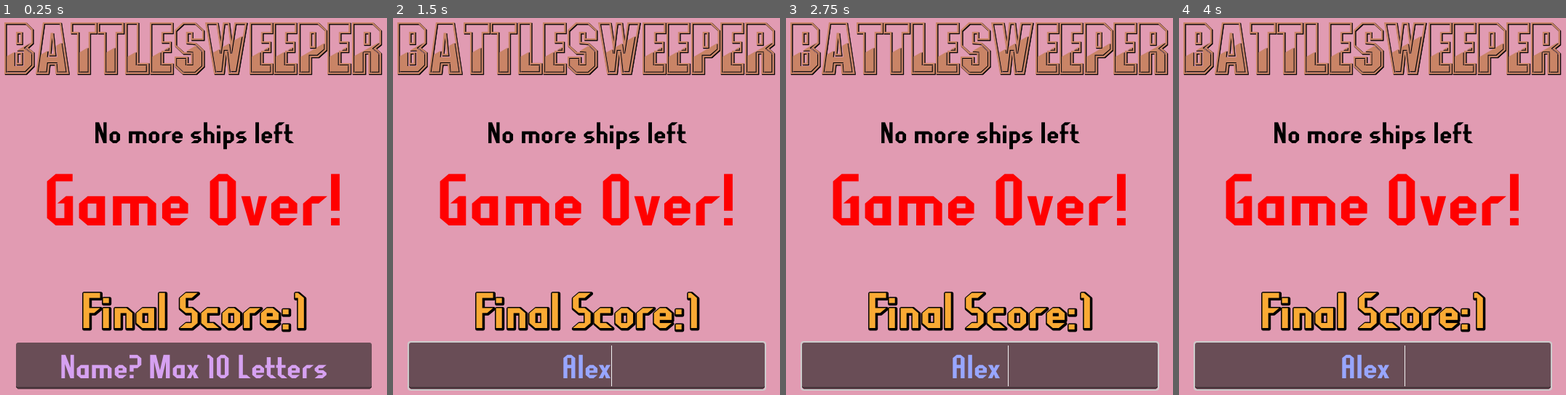
Above: before the commit, frames 1-4 (left to right).
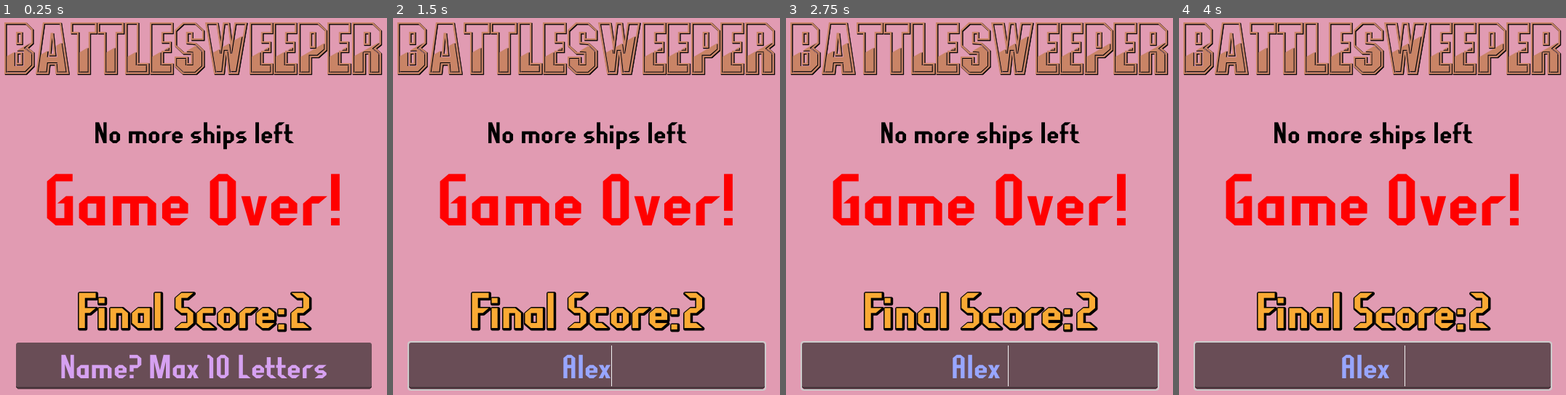
Above: after the commit, the same moments.

Repository: OverTimeChaos/BattleSweeper
Game: Godot game, scene res://Codes and Screens/OverScreen.tscn
Same seed, same stepped clock (60 frames per second), same inputs: the game is played once before the commit and once after it. This scene is started directly instead of the project's main scene.
Inputs (mouse positions are in pixels of both pictures, inside the frame that each line leads up to):
- Up to frame 1 (0.25 s): no input
- Up to frame 2 (1.5 s): click (586, 364) at 0.52 s; type "Alex" at 0.6 s; tap Enter (Enter) at 1.25, 1.35 s; move the mouse to (694, 187) at 1.27 s; click (694, 187) at 1.42 s
- Up to frame 3 (2.75 s): tap Space at 2 s; move the mouse to (882, 240) at 2.02 s; click (882, 240) at 2.1 s
- Up to frame 4 (4 s): tap Enter (Enter) at 2.75, 3.6 s; move the mouse to (1422, 93) at 2.77 s; hold Right mouse button (RightClick) 2.78-3.53 s; click (1422, 93) at 2.92 s; tap Space at 3.5 s; move the mouse to (1349, 323) at 3.52 s; click (1349, 323) at 3.67 s

The runs differ from the first frame. In frame 1, 3.3% of the frame differs, in the area x 20-81%, y 72-84%; in frame 2, 3.3%; in frame 3, 3.3%; in frame 4, 3.3%.
Error in both runs: Invalid access of index '4' on a base object of type: 'Array'. (res://Codes)

Commit message:
goodnight

Diff:
--- a/Godot project/Codes and Screens/HUDOver.gd
+++ b/Godot project/Codes and Screens/HUDOver.gd
@@ -45,7 +45,8 @@
 	var config = ConfigFile.new()
 	if username in StandAlone.usernames:
 		var playernum =StandAlone.usernames.find(username, 0) #find where the repeated name exists in config file
-		config.set_value(StandAlone.usernames[playernum], "score", StandAlone.scores[playernum])
+		print (playernum)
+		config.set_value(StandAlone.usernames[playernum], "score", StandAlone.PlayerScore)
 		StandAlone.openfile()
 	else:
 		StandAlone.scoresandnames[username] = StandAlone.PlayerScore #puts them into a dictionary
--- a/Godot project/Codes and Screens/StandAlone.gd
+++ b/Godot project/Codes and Screens/StandAlone.gd
@@ -34,7 +34,7 @@
 var ShipPlacement = false
 
 #Variable used to save scores
-var PlayerScore = 1
+var PlayerScore = 2
 
 
 #tile variables
@@ -72,6 +72,9 @@
 
 
 func openfile():
+	scoresandnames = {}
+	scores = []
+	usernames = []
 	var config = ConfigFile.new() #new instantance of ConfigFile
 
 	# Load data from a file.
